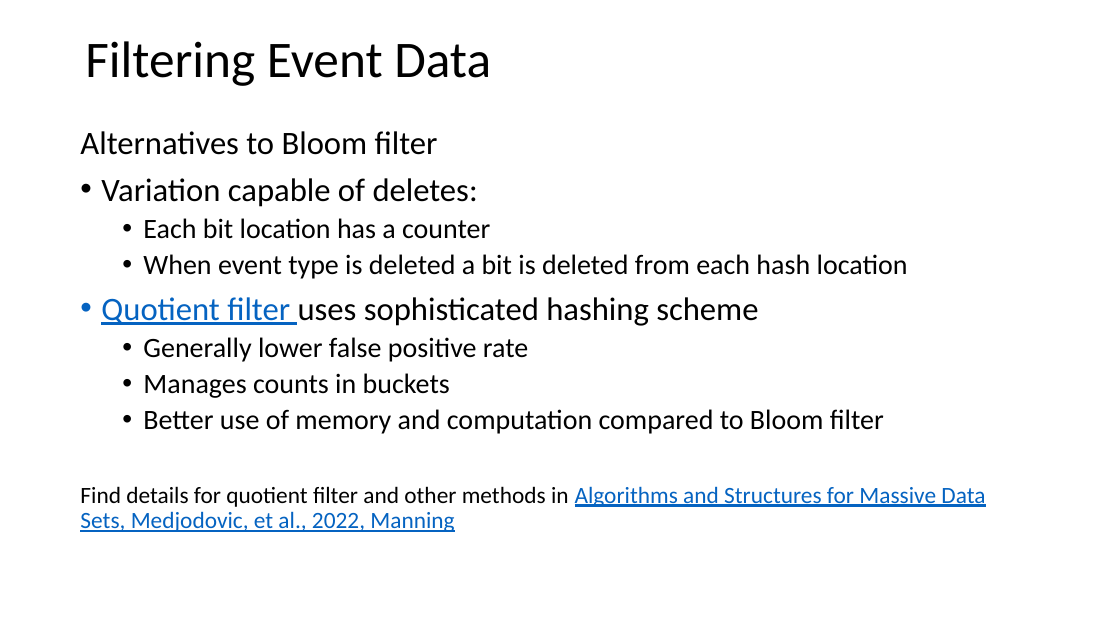
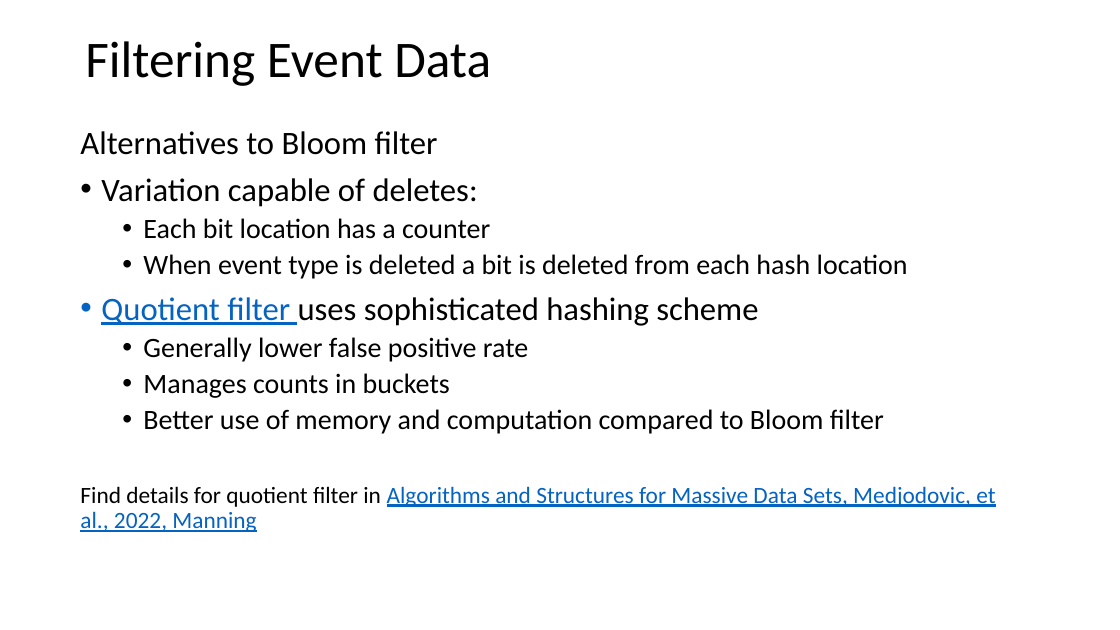
Before and after one commit to StephenElston/CSCI-E-108, a slide deck: slide 36 of slides/3_StreamingAnalytics.pptx. Drawn at 1120x630 pixels with LibreOffice and Linux fonts; fonts in the diff are those of the drawing. Boxes give left, top, right and bottom in pixels: in the first picture for what was removed or moved away, otherwise in the second. Text is boxed around its words. In the diff, an @@ line names an element or a change of style, - is before the commit and + after.

Commit message:
Edited slide deck

```diff
--- a/slides/3_StreamingAnalytics.pptx
+++ b/slides/3_StreamingAnalytics.pptx
@@ text at (80, 486, 995, 532): text changed @@
-Find details for quotient filter and other methods in Algorithms and Structures for Massive Data Sets, Medjodovic, et al., 2022, Manning
+Find details for quotient filter in Algorithms and Structures for Massive Data Sets, Medjodovic, et al., 2022, Manning
```
Also in this commit, not shown: 5 other slides changed, 5 slides added.
